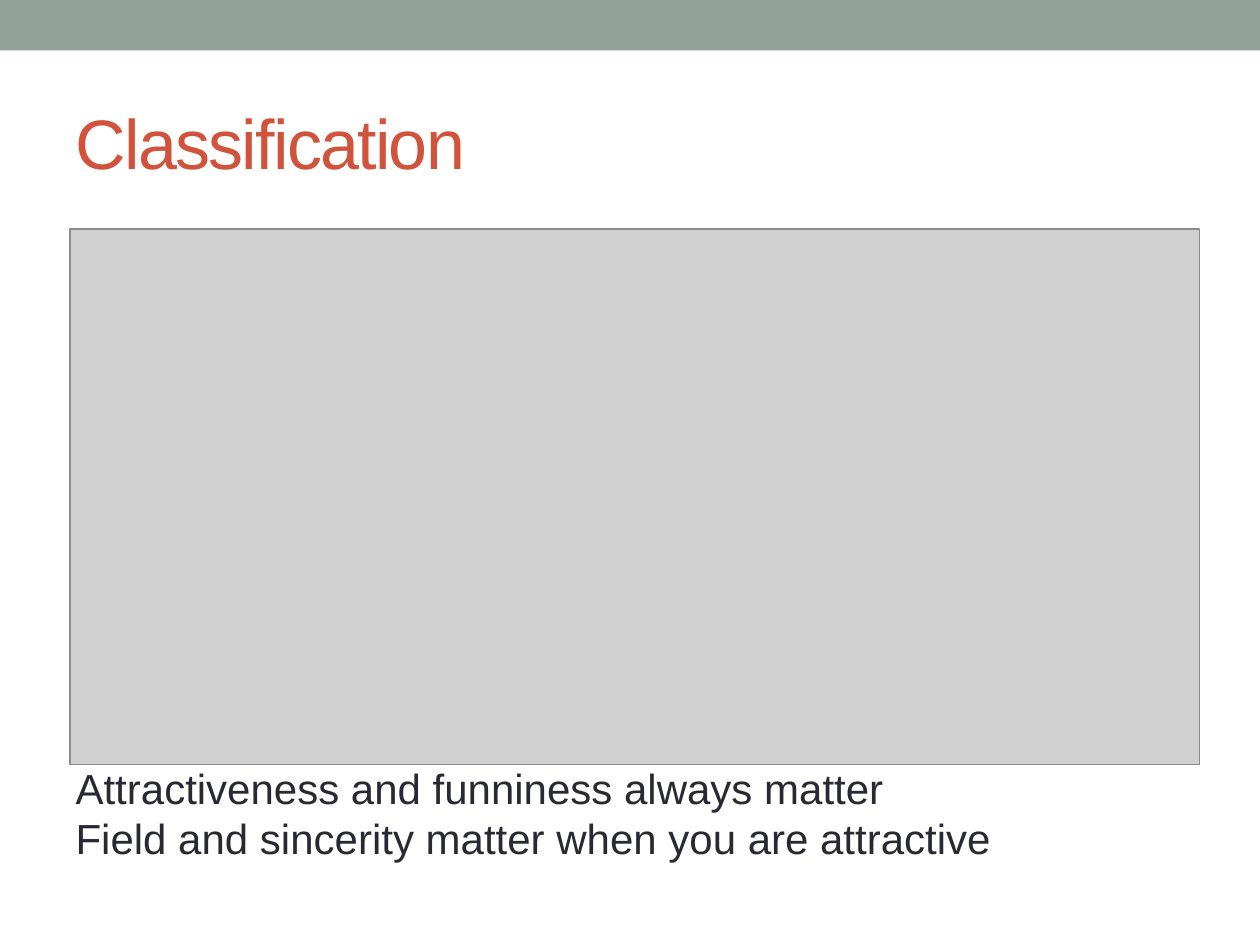
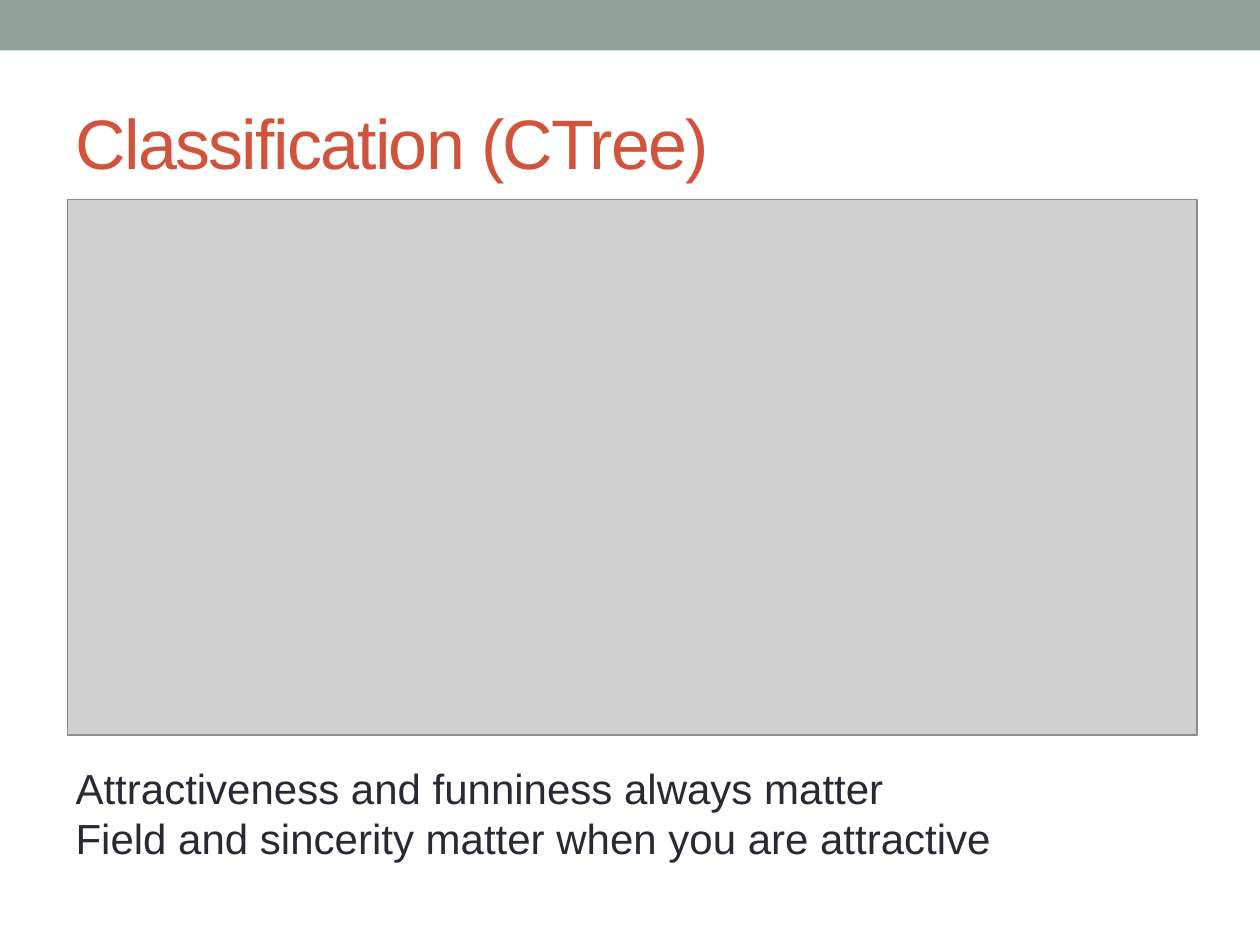
Before and after one commit to jonathanbae/4559Project1, a slide deck: slide 5 of baej.lih.project-1 Presentation.pptx (slide 11 before the commit). Drawn at 1260x945 pixels with LibreOffice and Linux fonts; fonts in the diff are those of the drawing; grey boxes stand for pictures. Boxes give left, top, right and bottom in pixels: in the first picture for what was removed or moved away, otherwise in the second. Text is boxed around its words. In the diff, an @@ line names an element or a change of style, - is before the commit and + after.

```diff
--- a/baej.lih.project-1 Presentation.pptx
+++ b/baej.lih.project-1 Presentation.pptx
@@ title at (76,118,709,182): text changed @@
-Classification
+Classification (CTree)
@@ picture: place and size @@
-picture at (69,229,1200,765)
+picture at (67,199,1197,735)
```
Also in this commit, not shown: 3 other slides changed, 3 slides added, 7 slides removed, 1 other file.
